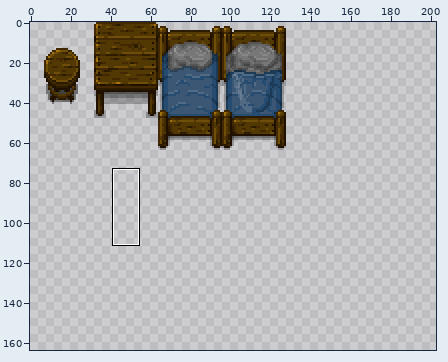
Pixel-art file, stored at img/object1.ase. The first picture is a wide view before the edit; the outline marks the close-up.
Close-up. Old version:
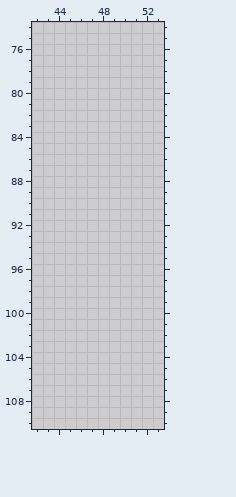
256x256 pixels, 1 frame. Colours within 5 levels of each other are drawn and written as one. Shown: x 42..53, y 74..110. The wide view leaves out empty margins. The commit also changed other parts of the picture, which this record leaves out.
Now the later version:
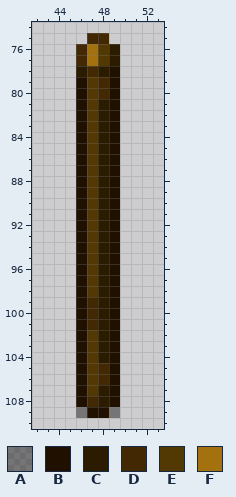
Palette (. is transparent): A #0000006e  B #201000  C #2b1c00  D #432804  E #523903  F #a3720f
Edits made:
--- layer "fg"
@@ x 44..51 @@
  74 ........
- 75 ........
- 76 ........
- 77 ........
- 78 ........
- 79 ........
- 80 ........
- 81 ........
- 82 ........
- 83 ........
- 84 ........
- 85 ........
- 86 ........
- 87 ........
- 88 ........
- 89 ........
- 90 ........
- 91 ........
- 92 ........
- 93 ........
- 94 ........
- 95 ........
- 96 ........
- 97 ........
- 98 ........
- 99 ........
-100 ........
-101 ........
-102 ........
-103 ........
-104 ........
-105 ........
-106 ........
-107 ........
-108 ........
-109 ........
+ 75 ...DD...
+ 76 ..DFEC..
+ 77 ..DFEC..
+ 78 ..CDCB..
+ 79 ..BEDB..
+ 80 ..BEDB..
+ 81 ..BECB..
+ 82 ..BECB..
+ 83 ..BECB..
+ 84 ..BECB..
+ 85 ..BECB..
+ 86 ..BECB..
+ 87 ..BECB..
+ 88 ..BECB..
+ 89 ..BECB..
+ 90 ..BECB..
+ 91 ..BECB..
+ 92 ..BECB..
+ 93 ..BECB..
+ 94 ..BECB..
+ 95 ..BECB..
+ 96 ..BECB..
+ 97 ..BECB..
+ 98 ..BECB..
+ 99 ..BDCB..
+100 ..BDCB..
+101 ..BDCB..
+102 ..BECB..
+103 ..BECB..
+104 ..BECB..
+105 ..BEDB..
+106 ..BEDB..
+107 ..BECB..
+108 ..BDCB..
+109 ..ABBA..
 110 ........
Where, in picture pixels (left, top, right, bottom), the same in both close-ups:
added: (76, 33, 120, 418)
